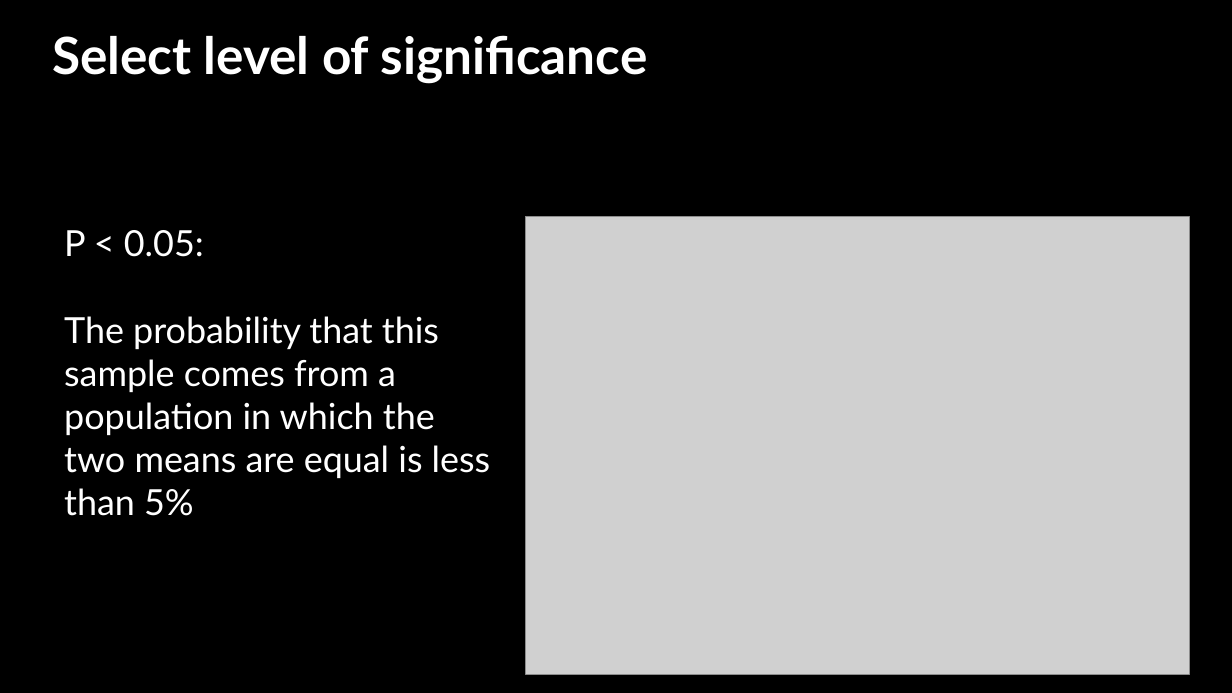
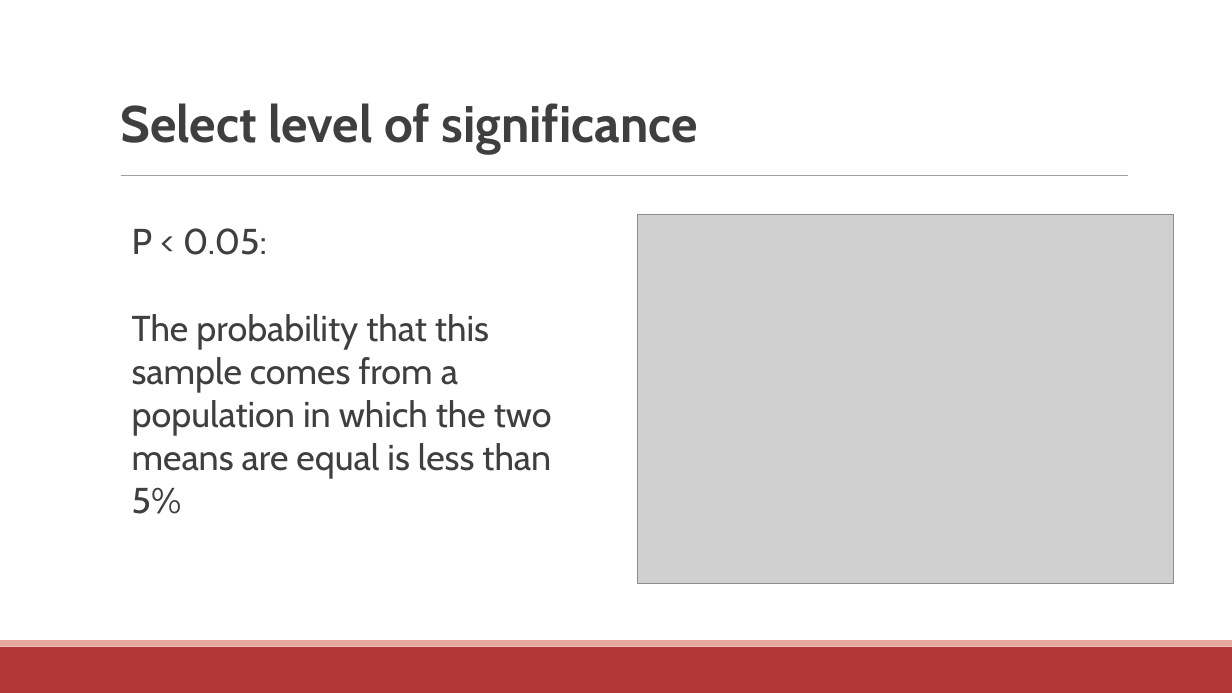
Before and after one commit to communitymaplab/geog4300_datascience, a slide deck: slide 9 of in_class_slides/geog4300_L13 Hypotheses and one sample tests and normality.pptx (slide 11 before the commit). Drawn at 1232x693 pixels with LibreOffice and Linux fonts; fonts in the diff are those of the drawing; grey boxes stand for pictures; background and template pictures are left out. Boxes give left, top, right and bottom in pixels: in the first picture for what was removed or moved away, otherwise in the second. Text is boxed around its words. In the diff, an @@ line names an element or a change of style, - is before the commit and + after.

```diff
--- a/in_class_slides/geog4300_L13 Hypotheses and one sample tests and normality.pptx
+++ b/in_class_slides/geog4300_L13 Hypotheses and one sample tests and normality.pptx
@@ background picture (left out) to #FFFFFF @@
@@ text "Select level of significance" at [120, 103, 698, 153]: font Lato to Cabin, text colour #FFFFFF to #3F3F3F @@
@@ text "Select level of significance": place and size @@
-text "Select level of significance" at [52, 35, 648, 84]
+text "Select level of significance" at [120, 103, 698, 153]
@@ line added from (121, 176) to (1128, 176), #9F9F9F 0.5 pt @@
@@ text "P < 0.05:": place and size @@
-text "P < 0.05:" at [64, 230, 491, 516]
+text "P < 0.05:" at [132, 228, 552, 514]
@@ text "P < 0.05:" at [132, 228, 552, 514]: font Lato to Cabin, text colour #FFFFFF to #3F3F3F @@
@@ picture: place and size @@
-picture at [526, 216, 1189, 674]
+picture at [638, 214, 1174, 584]
@@ rectangle added at [0, 647, 1232, 693], fill #B23838 @@
@@ rectangle added at [0, 640, 1232, 647], fill #E5A99F @@
```
Also in this commit, not shown: 19 other slides changed, 2 slides added, 9 slides removed, 1 other file.
